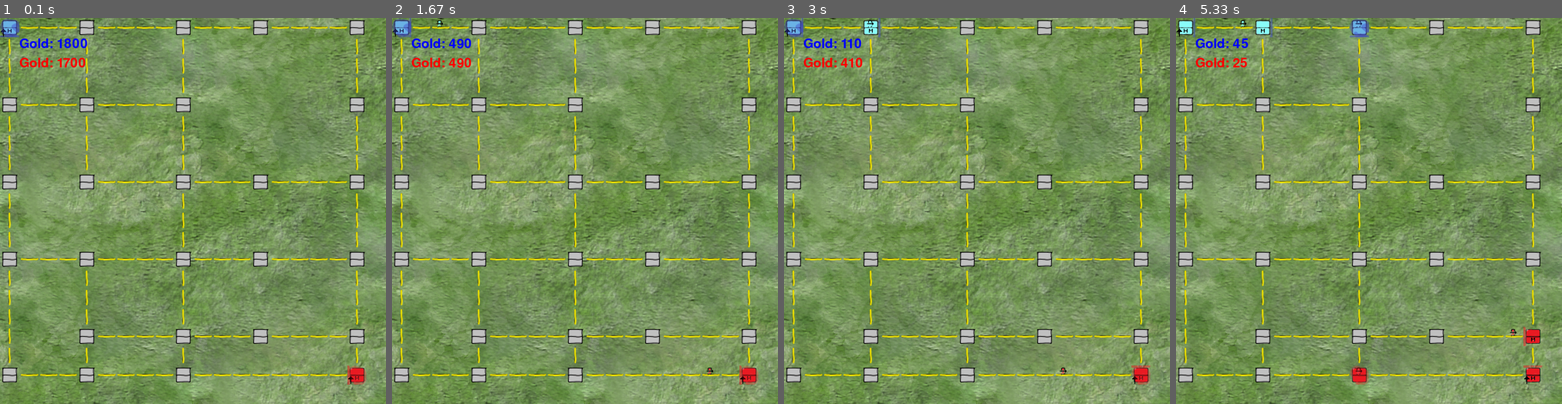
Above: before the commit, frames 1-4 (left to right).
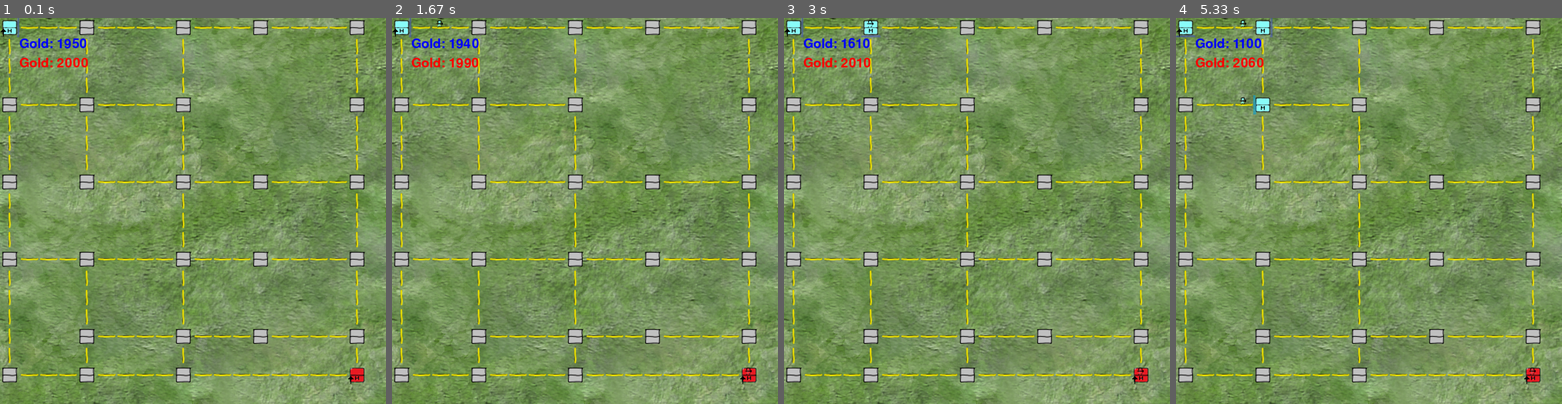
Above: after the commit, the same moments.

Repository: czebrose/ML_Projects
Game: pygame game, started from ML-Tutorial/NodeFightGame/game.py
Same seed, same stepped clock (60 frames per second), same inputs: the game is played once before the commit and once after it.
Inputs (mouse positions are in pixels of both pictures, inside the frame that each line leads up to):
- Up to frame 1 (0.1 s): no input
- Up to frame 2 (1.67 s): click (585, 211) at 0.38 s
- Up to frame 3 (3 s): no input
- Up to frame 4 (5.33 s): no input

The runs differ from the first frame. In frame 1, 0.5% of the frame differs, in the area x 0-95%, y 0-95%; in frame 2, 0.6%; in frame 3, 0.6%; in frame 4, 1.1%.

Commit message:
Happy with the dumb ai and the util values

Diff:
--- a/ML-Tutorial/NodeFightGame/building.py
+++ b/ML-Tutorial/NodeFightGame/building.py
@@ -18,6 +18,9 @@
 
     def can_spawn_unit(self):
         return self.type is BuildingType.HOME or self.type is BuildingType.BARRACKS
+
+    def is_empty(self):
+        return self.type is BuildingType.EMPTY
 
     def generate_gold(self):
         if self.type is BuildingType.HOME:
--- a/ML-Tutorial/NodeFightGame/game.py
+++ b/ML-Tutorial/NodeFightGame/game.py
@@ -7,12 +7,19 @@
 from simpleplayer import SimplePlayer
 from node import Node, Building
 from road import Road
+pygame.font.init()
 
 
 WIN_WIDTH = 1000
 WIN_HEIGHT = 1000
 
+FPS = 60
+# The time between game updates in milliseconds.
+GAME_UPDATE_TIME = 500
+
 BACKGROUND_IMG = util.load_img("background.png")
+
+VICTORY_FONT = pygame.font.SysFont("comicsans", 50)
 
 
 def check_input(global_map, players):
@@ -70,7 +77,23 @@
     return global_map
 
 
-def draw(global_map, win, players):
+def get_existing_homes(global_map, players):
+    home_exists = {}
+    for p in players:
+        home_exists[p] = False
+
+    for map_row in global_map:
+        for location in map_row:
+            if location:
+                for p in players:
+                    home_exists[p] = home_exists[p] or location.is_home_node(p)
+    for p in players:
+        if not home_exists[p]:
+            home_exists.pop(p)
+    return home_exists
+
+
+def draw(global_map, win, players, update=True):
     win.blit(BACKGROUND_IMG, (0,0))
     for map_row in global_map:
         for location in map_row:
@@ -78,6 +101,20 @@
                 location.draw(win)
     for p in players:
         players[p].draw(win)
+    if update:
+        pygame.display.update()
+
+
+def draw_victory(winning_player, win):
+    color = (255, 255, 255)
+    if winning_player == PlayerColor.BLUE:
+        color = (0, 0, 255)
+    elif winning_player == PlayerColor.RED:
+        color = (255, 0, 0)
+    text = VICTORY_FONT.render("Winner: " + str(winning_player), 1, color)
+    x = (WIN_WIDTH / 2) - (text.get_width() / 2)
+    y = (WIN_HEIGHT / 2) - (text.get_height() / 2)
+    win.blit(text, (x, y))
     pygame.display.update()
 
 
@@ -121,23 +158,34 @@
     global_map = build_map()
     players = {
         PlayerColor.BLUE: SimplePlayer(PlayerColor.BLUE),
-        PlayerColor.RED: SimplePlayer(PlayerColor.RED)
+        PlayerColor.RED: HumanPlayerInput(PlayerColor.RED)
     }
     win = pygame.display.set_mode((WIN_WIDTH, WIN_HEIGHT))
     clock = pygame.time.Clock()
-    run = True
     tick_counter = 0
-    while run:
-        clock.tick(60)
+    winning_player = None
+    while not winning_player:
+        clock.tick(FPS)
         run, global_map, players = check_input(global_map, players)
         tick_counter += clock.get_time()
-        if tick_counter > 500:
+        if tick_counter > GAME_UPDATE_TIME:
             tick_counter = 0
             players = collect_gold(global_map, players)
             global_map = fight(global_map)
             global_map = move_units(global_map)
             global_map, players = spawn_units(global_map, players)
+            home_exists = get_existing_homes(global_map, players)
+            if len(home_exists) == 1:
+                winning_player, _ = home_exists.popitem()
+            elif len(home_exists) <= 0:
+                winning_player = PlayerColor.NEUTRAL
         draw(global_map, win, players)
+
+    while True:
+        clock.tick(FPS)
+        run, global_map, players = check_input(global_map, players)
+        draw(global_map, win, players, False)
+        draw_victory(winning_player, win)
 
 
 main()
--- a/ML-Tutorial/NodeFightGame/location.py
+++ b/ML-Tutorial/NodeFightGame/location.py
@@ -51,6 +51,9 @@
             return None
 
     def check_click(self, x, y):
+        return False
+
+    def is_home_node(self, player):
         return False
 
     def fight(self):
--- a/ML-Tutorial/NodeFightGame/node.py
+++ b/ML-Tutorial/NodeFightGame/node.py
@@ -38,12 +38,12 @@
         Location.add_neighbor(self, direction, neighbor, set_neighbor)
 
     def collect_gold(self, players):
-        if self.building and players.keys().__contains__(self.owner):
+        if players.keys().__contains__(self.owner):
             players[self.owner].gold += self.building.generate_gold()
         return players
 
     def attempt_spawn(self, player_gold):
-        if self.building is None or not self.building.can_spawn_unit():
+        if not self.building.can_spawn_unit():
             return player_gold
         if self.spawn_timer > 0:
             self.spawn_timer -= 1
@@ -67,7 +67,7 @@
             self.unit_in_loc.direction = self.exit_direction
             if self.owner is not self.unit_in_loc.owner:
                 self.owner = self.unit_in_loc.owner
-                self.building = None
+                self.building.type = BuildingType.EMPTY
 
     def check_click(self, x, y):
         top = self.y * util.NODE_WIDTH
@@ -75,6 +75,9 @@
         right = left + util.NODE_WIDTH
         bottom = top + util.NODE_WIDTH
         return left <= x <= right and top <= y <= bottom
+
+    def is_home_node(self, player):
+        return self.owner == player and self.building.type == BuildingType.HOME
 
     def draw_node(self, win, pos):
         if self.owner == PlayerColor.RED:
@@ -112,6 +115,5 @@
         pos = (pixel_x, pixel_y)
         self.draw_node(win, pos)
         self.draw_node_exit(win, pos)
-        if self.building:
-            self.building.draw(win, pos)
+        self.building.draw(win, pos)
         self.draw_unit(win, pos)
--- a/ML-Tutorial/NodeFightGame/simpleplayer.py
+++ b/ML-Tutorial/NodeFightGame/simpleplayer.py
@@ -1,11 +1,14 @@
+import util
 from util import Direction, PlayerCommands, PlayerColor
 from player import PlayerInput
 from node import Node
 import random
 
 
-DIRECTION_THRESHOLD = 500
-BARRACKS_THRESHOLD = 500
+INCOME_TO_EXPENSE_RATIO = 2
+BUILD_CHANCE = 0.8
+CHANGE_DIRECTION_CHANCE = 0.1
+MAX_EMPTY_NODES = 3
 
 
 class SimplePlayer(PlayerInput):
@@ -21,27 +24,36 @@
                     owned_nodes.append(loc)
         if len(owned_nodes) <= 0:
             return None
+        expenses = 0
+        income = 0
+        empty_nodes = 0
         for node in owned_nodes:
-            if not node.building and random.random() < 0.5:
-                if self.gold > BARRACKS_THRESHOLD:
-                    self.target_command = PlayerCommands.BUILD_BARRACKS
-                else:
-                    self.target_command = PlayerCommands.BUILD_MINE
-                return node
+            if node.building.can_spawn_unit():
+                expenses = expenses + util.UNIT_COST
+            income = income + (node.building.generate_gold() * util.SPAWN_DELAY)
+            if node.building.is_empty():
+                empty_nodes = empty_nodes + 1
+        is_rich = income > expenses * INCOME_TO_EXPENSE_RATIO
+
+        if random.random() < BUILD_CHANCE or empty_nodes >= MAX_EMPTY_NODES:
+            # We want to build a building.
+            for node in owned_nodes:
+                if node.building.is_empty():
+                    if is_rich:
+                        self.target_command = PlayerCommands.BUILD_BARRACKS
+                    else:
+                        self.target_command = PlayerCommands.BUILD_MINE
+                    return node
         for node in owned_nodes:
-            if not node.exit_direction[self.color]:
+            if not node.exit_direction[self.color] or (is_rich and random.random() < CHANGE_DIRECTION_CHANCE):
                 self.target_command = self.get_random_valid_direction(node)
                 if self.target_command:
                     return node
         self.target_command = None
-        return random.choice(owned_nodes)
+        return None
 
     def get_command(self, global_map) -> object:
-        if self.target_command:
-            return self.target_command
-        if self.gold > DIRECTION_THRESHOLD and self.highlight_node:
-            return self.get_random_valid_direction(self.highlight_node)
-        return None
+        return self.target_command
 
     def get_random_valid_direction(self, node):
         choices = []
--- a/ML-Tutorial/NodeFightGame/util.py
+++ b/ML-Tutorial/NodeFightGame/util.py
@@ -6,8 +6,8 @@
 SPAWN_DELAY = 5
 UNIT_COST = 40
 BUILDING_COST = 300
-UNIT_TYPE_CHANGE_COST = 1000
-DIRECTION_CHANGE_COST = 100
+UNIT_TYPE_CHANGE_COST = 250
+DIRECTION_CHANGE_COST = 50
 HOME_GOLD_PRODUCTION = 10
 MINE_GOLD_PRODUCTION = 5
 
